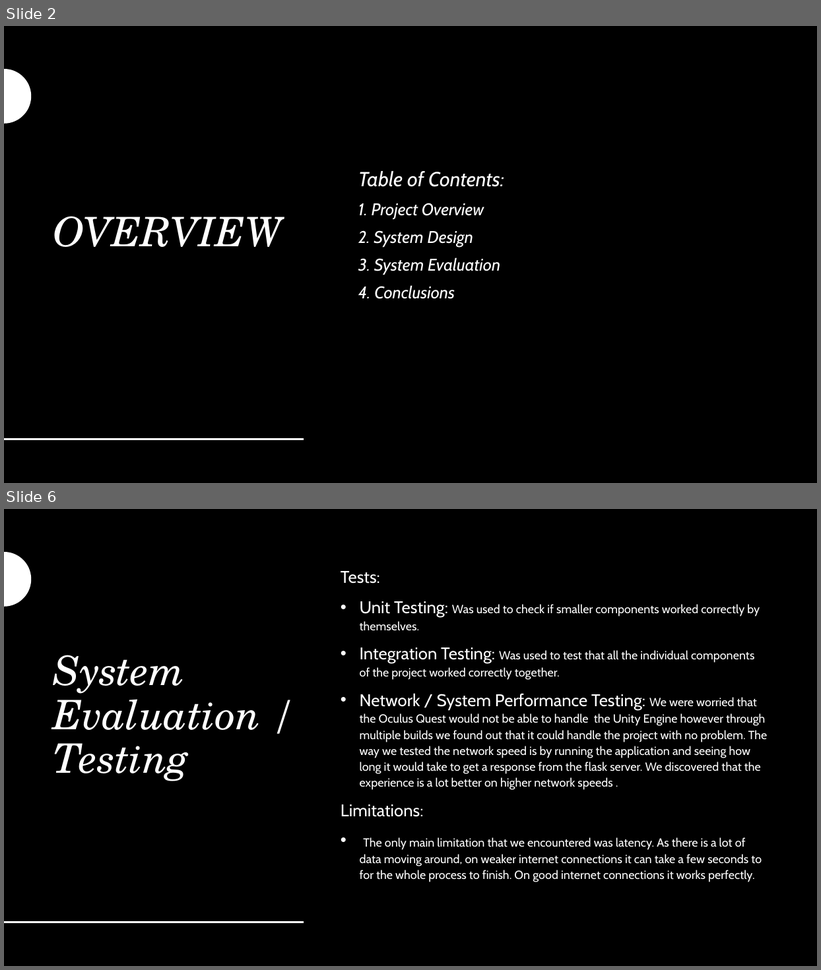
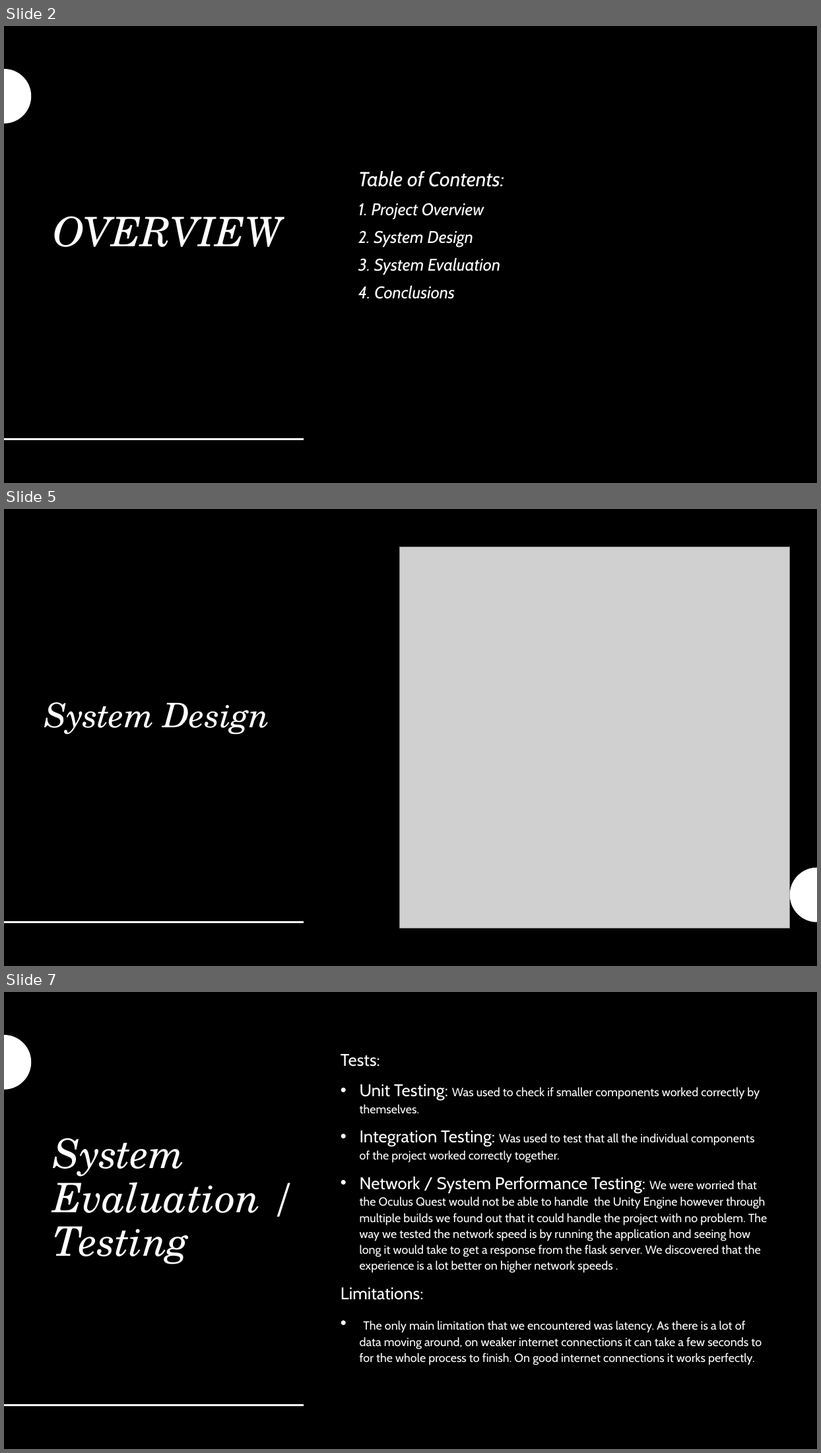
Before and after one commit to MatthewSloyan/final-year-applied-project-and-minor-dissertation, a slide deck: Demo Video & Presentation/Slides.pptx. Shown one above the other, each under a label of ours: slides 2 and 6 before the commit, slides 2, 5 and 7 after it; the slides between them are not shown. The pictures are 821x970 and 821x1453 pixels, drawn with LibreOffice and Linux fonts; fonts in the diff are those of the drawing; grey boxes stand for pictures. Boxes give left, top, right and bottom in pixels: in the first picture for what was removed or moved away, otherwise in the second. Text is boxed around its words. In the diff, an @@ line names an element or a change of style, - is before the commit and + after.

```diff
--- a/Demo Video & Presentation/Slides.pptx
+++ b/Demo Video & Presentation/Slides.pptx
@@ slide 5 added at (x1=4, y1=509, x2=817, y2=966), background #000000 @@
@@ picture added at (x1=400, y1=547, x2=789, y2=929) @@
@@ title added at (x1=44, y1=702, x2=270, y2=735), 40 pt, text #FFFFFF, italic @@
+System Design
@@ freeform shape added at (x1=790, y1=867, x2=817, y2=923), fill #FFFFFF @@
@@ line added from (4, 923) to (304, 923), #FFFFFF 2 pt @@
@@ what was slide 6 is now slide 7 @@
```
Also in this commit, not shown: 2 slides changed, 1 other slide added, 1 slide removed, 8 other files.
